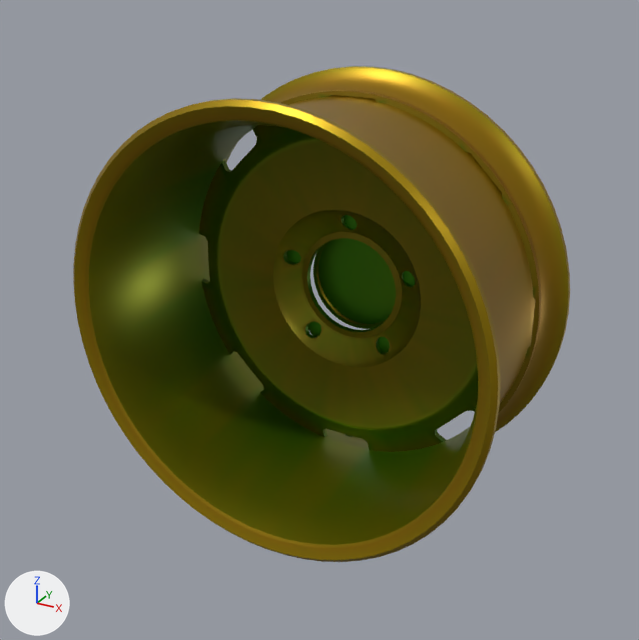
One commit to the glTF model model/parts/rim_FR_disc.glb: the scene before it, then after it.
Rendered twice from a 50 mm camera at (-1.223, 0.083, 0.757) aimed at (-1.631, 0.823, 0.387). Arrows for +X, +Y and +Z are at lower left; the lights stay in place. The older version comes first. Where no turn or scale is listed for an object, it has been applied to the vertices. Vertices at exactly the same position are counted once.

Names of what the first picture shows: 'rim'.
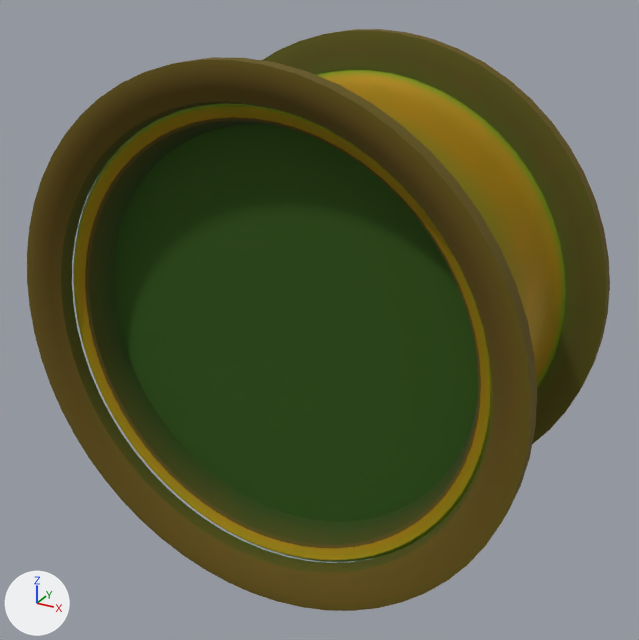
What differs and where, as boxes [x1, y1, x2, y2] in the pictures (639 x 640 px; the box of a moved part takes in the faces that stretch with it):
```json
{"object": "rim", "change": "surface changed, reshaped", "before": [73, 66, 570, 562], "after": [73, 69, 566, 562]}
{"object": "black", "change": "reshaped", "after": [85, 117, 481, 548], "on screen": "not visible before"}
{"object": "tyre", "change": "added", "after": [27, 29, 610, 611]}
{"part": 1, "of": "me_rim", "change": "moved or reshaped", "before": [344, 215, 357, 229], "on screen": "not visible afterwards"}
{"part": 2, "of": "me_rim", "change": "moved or reshaped", "before": [287, 250, 301, 263], "on screen": "not visible afterwards"}
{"part": 3, "of": "me_rim", "change": "moved or reshaped", "before": [308, 321, 322, 336], "on screen": "not visible afterwards"}
{"part": 4, "of": "me_rim", "change": "moved or reshaped", "before": [378, 337, 390, 352], "on screen": "not visible afterwards"}
{"part": 5, "of": "me_rim", "change": "moved or reshaped", "before": [403, 271, 415, 285], "on screen": "not visible afterwards"}
{"part": 6, "of": "me_rim", "change": "deleted", "before": [199, 90, 541, 452]}
{"part": 7, "of": "me_rim", "change": "deleted", "before": [313, 238, 396, 329]}
{"part": 8, "of": "me_rim", "change": "deleted", "before": [85, 117, 481, 548]}
{"part": 9, "of": "me_rim", "change": "recoloured", "before": [73, 69, 566, 562], "after": [73, 69, 566, 562]}
{"part": 10, "of": "me_black", "change": "added", "after": [114, 124, 478, 521]}
{"part": 11, "of": "me_black", "change": "added", "after": [85, 117, 481, 548]}
```

Scene script edits in JSON lines:
```json
{"block": "mat_rim", "where": "n0 = _N.new('ShaderNodeBsdfPrincipled'); n0.name = 'Principled BSDF'"}
{"op": "set", "path": "n0.inputs[2].default_value", "old": "0.38", "new": "0.68", "note": "'Roughness'"}
{"op": "add", "block": "mat_tyre", "code": ["mat_tyre = bpy.data.materials.new('tyre')", "# nodes: BsdfPrincipled, Mix, OutputMaterial, VertexColor", "# colours: dark grey #63676c, mixed with the vertex colours"]}
{"block": "me_rim", "where": "# used by ob_rim; location = (-1.635, 0.825, 0.396)"}
{"op": "remove", "block": "me_rim", "code": "me_rim.from_pydata(...)  # 4015 vertices, 7942 faces; spans x -0.231..0.231, y -0.113..0.126, z -0.231..0.231"}
{"op": "add", "block": "me_rim", "code": "me_rim.from_pydata(...)  # 3968 vertices, 7750 faces; spans x -0.231..0.231, y -0.113..0.13, z -0.231..0.231"}
{"block": "me_rim", "change": "me_rim part 1: the loose piece of 64 vertices spanning x -0.012..0.012, y 0.079..0.084, z 0.063..0.087 is moved by (0.0, 0.036, 0.0)"}
{"block": "me_rim", "change": "me_rim part 2: the loose piece of 64 vertices spanning x -0.084..-0.059, y 0.079..0.084, z 0.011..0.036 is moved by (0.0, 0.036, 0.0)"}
{"block": "me_rim", "change": "me_rim part 3: the loose piece of 64 vertices spanning x -0.056..-0.032, y 0.079..0.084, z -0.073..-0.048 is moved by (0.0, 0.036, 0.0)"}
{"block": "me_rim", "change": "me_rim part 4: the loose piece of 64 vertices spanning x 0.032..0.056, y 0.079..0.084, z -0.073..-0.048 is moved by (0.0, 0.036, 0.0)"}
{"block": "me_rim", "change": "me_rim part 5: the loose piece of 64 vertices spanning x 0.059..0.084, y 0.079..0.084, z 0.011..0.036 is moved by (0.0, 0.036, 0.0)"}
{"block": "me_rim", "change": "me_rim part 6: the loose piece of 1819 vertices spanning x -0.212..0.212, y 0.06..0.086, z -0.212..0.212 is deleted"}
{"block": "me_rim", "change": "me_rim part 7: 480 vertices removed from x -0.061..0.061, y 0.099..0.114, z -0.061..0.061"}
{"block": "me_rim", "change": "me_rim part 8: 256 vertices removed from x -0.213..0.213, y -0.106..0.106, z -0.213..0.213"}
{"block": "me_rim", "change": "me_rim part 9: 1727 kept faces spanning x -0.231..0.231, y -0.113..0.126, z -0.231..0.231 get new vertex colours"}
{"block": "me_rim", "change": "other edits to the shape of me_rim do not show in these pictures"}
{"block": "me_black", "where": "# used by ob_black; location = (-1.635, 0.825, 0.396)"}
{"op": "remove", "block": "me_black", "code": "me_black.from_pydata(...)  # 72 vertices, 132 faces; spans x -0.0225..-0.0125, y 0.1111..0.141, z -0.2233..-0.2133"}
{"op": "add", "block": "me_black", "code": "me_black.from_pydata(...)  # 592 vertices, 1032 faces; spans x -0.229..0.229, y -0.108..0.141, z -0.229..0.229"}
{"block": "me_black", "change": "me_black part 10: a new loose piece, a 32-sided cylinder along y spanning x -0.229..0.229, y -0.0765..-0.0702, z -0.229..0.229, in mat_black"}
{"block": "me_black", "change": "me_black part 11: a new loose piece of 384 vertices spanning x -0.2159..0.2159, y -0.108..0.108, z -0.2159..0.2159, in mat_black"}
{"block": "me_black", "change": "other edits to the shape of me_black do not show in these pictures"}
{"op": "add", "block": "me_tyre", "code": ["me_tyre = bpy.data.meshes.new('tyre')", "me_tyre.from_pydata(...)  # 896 vertices, 1792 faces; spans x -0.267..0.267, y -0.139..0.139, z -0.267..0.267", "me_tyre.materials.append(mat_tyre)"]}
{"op": "add", "block": "ob_tyre", "code": ["ob_tyre = bpy.data.objects.new('tyre', me_tyre)", "ob_tyre.location = (-1.635, 0.825, 0.396)"]}
```
